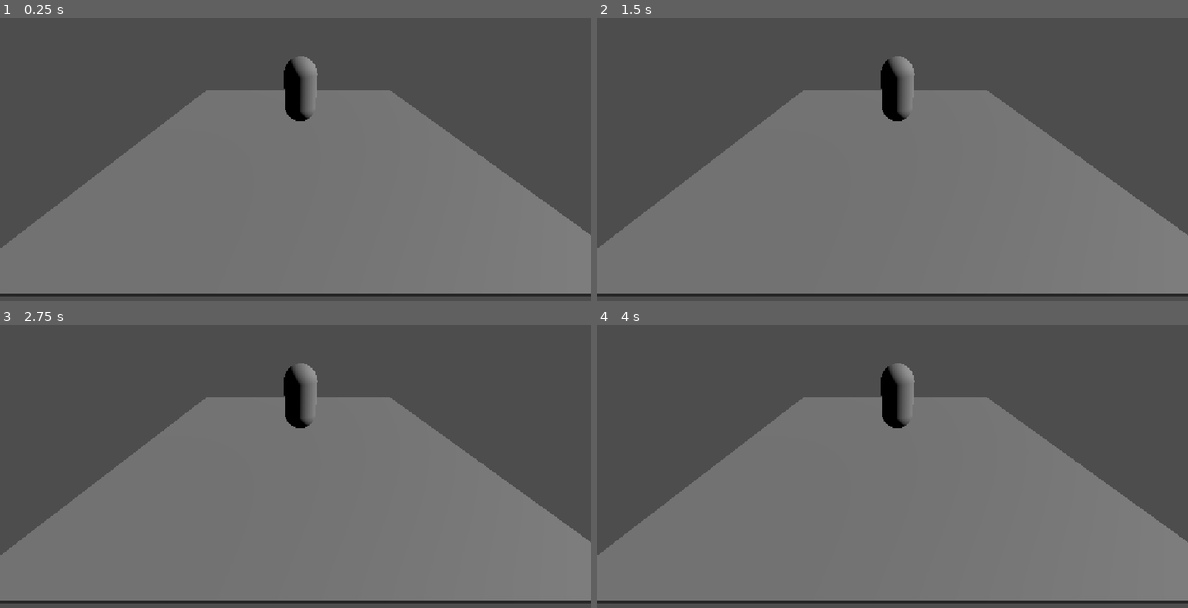
Above: before the commit, frames 1-4 (two rows, left to right).
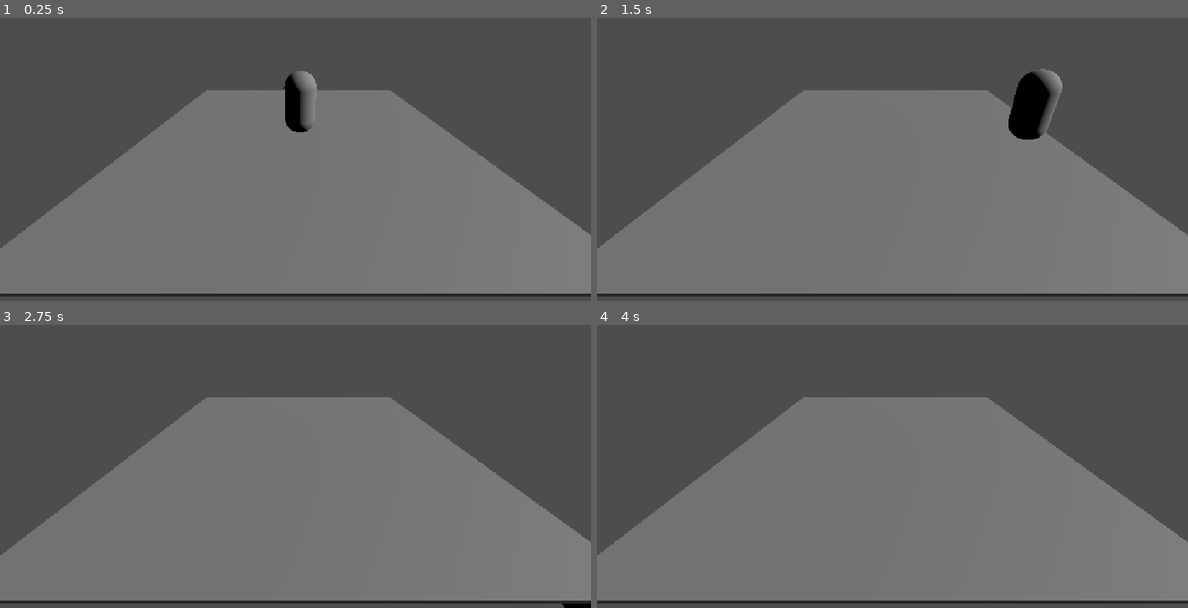
Above: after the commit, the same moments.

Repository: numa-jouin-giying/godot_actiongame
Game: Godot game, scene res://Scenes/TitleScene.tscn
Same seed, same stepped clock (60 frames per second), same inputs: the game is played once before the commit and once after it.
Inputs (mouse positions are in pixels of both pictures, inside the frame that each line leads up to):
- Up to frame 1 (0.25 s): no input
- Up to frame 2 (1.5 s): tap Enter at 0.5 s; move the mouse to (1022, 119) at 0.52 s; hold D (MoveRight) 0.53-1.28 s; hold Space (Jump, bound only after the commit) 0.53-1.28 s; move the mouse to (774, 151) at 1.27 s; hold S (MoveDown) from 1.28 s (still down); tap Space (Jump, bound only after the commit) at 1.35 s
- Up to frame 3 (2.75 s): tap Space (Jump, bound only after the commit) at 1.52, 1.82 s; move the mouse to (354, 370) at 2.02 s; release S (MoveDown) at 2.03 s; hold D (MoveRight) from 2.03 s (still down); hold Space (Jump, bound only after the commit) from 2.03 s (still down)
- Up to frame 4 (4 s): move the mouse to (862, 508) at 2.77 s; release D (MoveRight) at 2.78 s; release Space (Jump, bound only after the commit) at 2.78 s; hold W (MoveUp) 2.78-3.53 s; tap Space (Jump, bound only after the commit) at 2.85, 3.02, 3.32, 3.5 s; move the mouse to (1069, 491) at 3.52 s; hold A (MoveLeft) from 3.53 s (still down); hold Space (Jump, bound only after the commit) from 3.53 s (still down)

The runs differ from the first frame. In frame 1, 0.6% of the frame differs, in the area x 48-54%, y 13-41%; in frame 2, 2.3%, in the area x 48-79%, y 13-43%; in frame 3, 0.9%; in frame 4, 0.9%.

Commit message:
キャラの移動ノード追加

Diff:
--- a/Characters/PlayableCharacter.tscn
+++ b/Characters/PlayableCharacter.tscn
@@ -1,19 +1,22 @@
 [gd_scene format=3 uid="uid://dr5o6n0hlwl0u"]
 
 [ext_resource type="Script" uid="uid://d080r7ln12e85" path="res://Scripts/Addons/InputHandler.gd" id="1_xwqf4"]
+[ext_resource type="Script" uid="uid://cohepbk6cfs3e" path="res://Scripts/Addons/CharacterMovement3D.gd" id="2_kxn8j"]
 
 [sub_resource type="CapsuleMesh" id="CapsuleMesh_punyy"]
 
 [sub_resource type="CapsuleShape3D" id="CapsuleShape3D_punyy"]
 
-[node name="PlayableCharacter" type="MeshInstance3D" unique_id=2008293554]
+[node name="PlayableCharacter" type="CharacterBody3D" unique_id=2008293554]
+script = ExtResource("2_kxn8j")
+metadata/_custom_type_script = "uid://cohepbk6cfs3e"
+
+[node name="MeshInstance3D" type="MeshInstance3D" parent="." unique_id=498290270]
 mesh = SubResource("CapsuleMesh_punyy")
-
-[node name="CollisionShape3D" type="CollisionShape3D" parent="." unique_id=941812097]
-shape = SubResource("CapsuleShape3D_punyy")
-
-[node name="CharacterBody3D" type="CharacterBody3D" parent="." unique_id=452543998]
 
 [node name="InputHandler" type="Node" parent="." unique_id=1556254630]
 script = ExtResource("1_xwqf4")
 metadata/_custom_type_script = "uid://d080r7ln12e85"
+
+[node name="CollisionShape3D" type="CollisionShape3D" parent="." unique_id=941812097]
+shape = SubResource("CapsuleShape3D_punyy")
--- a/Scenes/TitleScene.tscn
+++ b/Scenes/TitleScene.tscn
@@ -6,7 +6,7 @@
 [node name="TitleScene" type="Node3D" unique_id=1087557320]
 
 [node name="PlayableCharacter" parent="." unique_id=2008293554 instance=ExtResource("1_j8exe")]
-transform = Transform3D(1, 0, 0, 0, 1, 0, 0, 0, 1, 0, 1.4658947, 0)
+transform = Transform3D(1, 0, 0, 0, 1, 0, 0, 0, 1, 0, 2.4256296, 0)
 
 [node name="Floor" parent="." unique_id=542586775 instance=ExtResource("2_ryprb")]
 
--- a/project.godot
+++ b/project.godot
@@ -42,6 +42,11 @@
 "events": [Object(InputEventKey,"resource_local_to_scene":false,"resource_name":"","device":-1,"window_id":0,"alt_press …(192 unchanged characters)…
 ]
 }
+Jump={
+"deadzone": 0.2,
+"events": [Object(InputEventKey,"resource_local_to_scene":false,"resource_name":"","device":-1,"window_id":0,"alt_pressed":false,"shift_pressed":false,"ctrl_pressed":false,"meta_pressed":false,"pressed":false,"keycode":0,"physical_keycode":32,"key_label":0,"unicode":32,"location":0,"echo":false,"script":null)
+]
+}
 
 [physics]
 
Not shown, added: Scripts/Addons/CharacterMovement3D.gd
Not shown, added: Scripts/Addons/CharacterMovement3D.gd.uid
Not shown, changed: Scripts/Addons/InputHandler.gd
Not shown, changed: addons/Plugins/Plugin.gd
